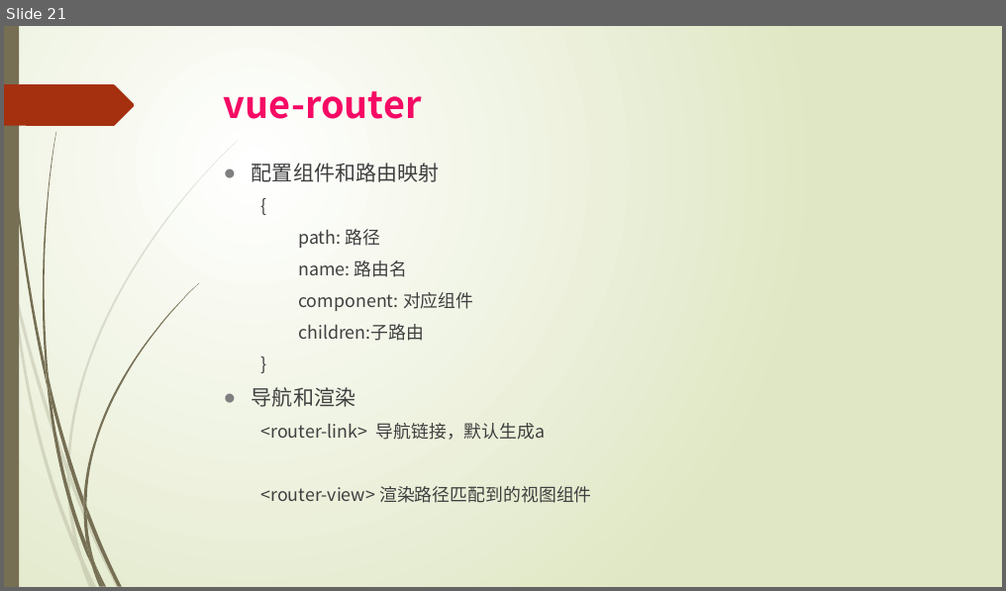
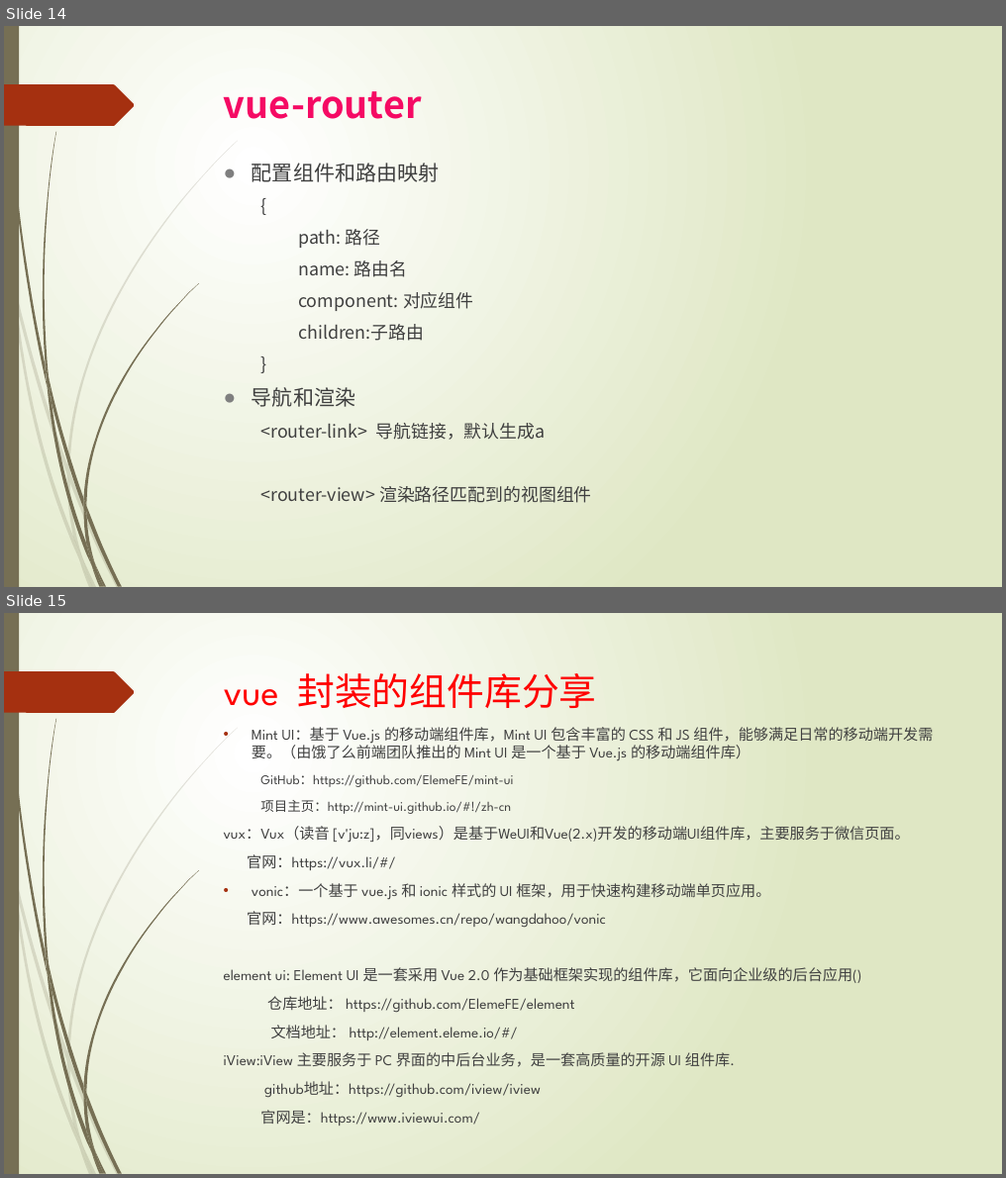
Before and after one commit to zhenzhen0321/qishoucode, a slide deck: vue分享.pptx. Shown one above the other, each under a label of ours: slide 21 before the commit, slides 14 and 15 after it. The pictures are 1006x591 and 1006x1178 pixels, drawn with LibreOffice and Linux fonts; fonts in the diff are those of the drawing. Boxes give left, top, right and bottom in pixels: in the first picture for what was removed or moved away, otherwise in the second. Text is boxed around its words. In the diff, an @@ line names an element or a change of style, - is before the commit and + after.

```diff
--- a/vue分享.pptx
+++ b/vue分享.pptx
@@ slide 15 added at <box>4,613,1002,1174</box>, background gradient #FFFFFF to #DFE8C4; not listed: 24 template elements that a slide beside it also shows @@
@@ title added at <box>224,673,596,708</box>, 36 pt, text #FF0000 @@
+vue 封装的组件库分享
@@ text added at <box>224,727,933,1126</box>, 14.4 pt, text #404040 @@
+• Mint UI：基于 Vue.js 的移动端组件库，Mint UI 包含丰富的 CSS 和 JS 组件，能够满足日常的移动端开发需要。（由饿了么前端团队推出的 Mint UI 是一个基于 Vue.js 的移动端组件库）
+  GitHub：https://github.com/ElemeFE/mint-ui
+  项目主页：http://mint-ui.github.io/#!/zh-cn
+vux：Vux（读音 [v'ju:z]，同views）是基于WeUI和Vue(2.x)开发的移动端UI组件库，主要服务于微信页面。
+官网：https://vux.li/#/
+• vonic：一个基于 vue.js 和 ionic 样式的 UI 框架，用于快速构建移动端单页应用。
+官网：https://www.awesomes.cn/repo/wangdahoo/vonic
+element ui: Element UI 是一套采用 Vue 2.0 作为基础框架实现的组件库，它面向企业级的后台应用()
+  仓库地址： https://github.com/ElemeFE/element
+  文档地址： http://element.eleme.io/#/
+iView:iView 主要服务于 PC 界面的中后台业务，是一套高质量的开源 UI 组件库.
+  github地址：https://github.com/iview/iview
+  官网是：https://www.iviewui.com/
@@ what was slide 21 is now slide 14 @@
```
Also in this commit, not shown: 3 slides changed, 8 slides removed, 1 other file.
